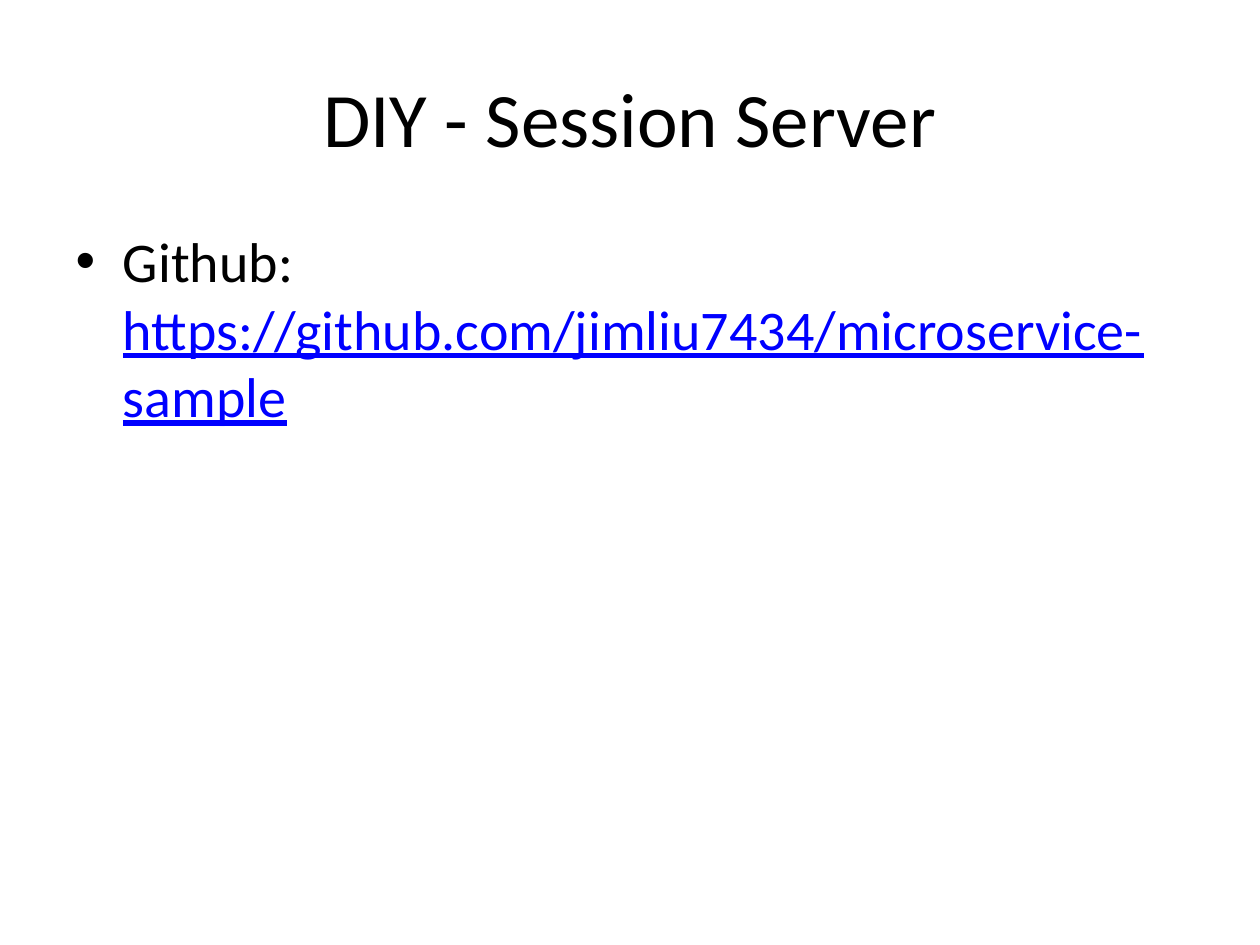
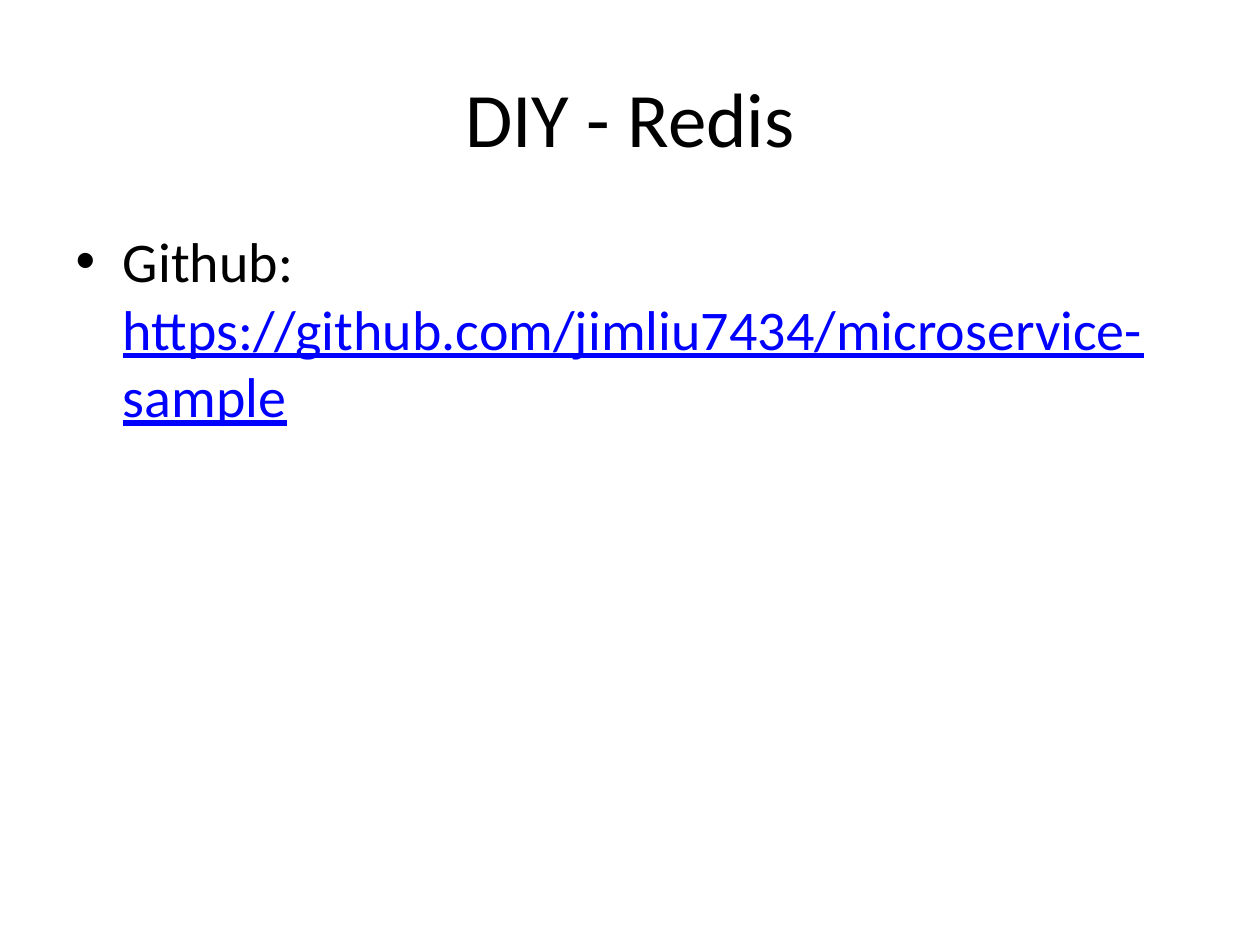
Before and after one commit to jimliu7434/microservice-sample, a slide deck: slide 17 of Microservice.pptx (slide 14 before the commit). Drawn at 1260x945 pixels with LibreOffice and Linux fonts; fonts in the diff are those of the drawing. Boxes give left, top, right and bottom in pixels: in the first picture for what was removed or moved away, otherwise in the second. Text is boxed around its words. In the diff, an @@ line names an element or a change of style, - is before the commit and + after.

```diff
--- a/Microservice.pptx
+++ b/Microservice.pptx
@@ title at (465, 93, 795, 148): text changed @@
-DIY - Session Server
+DIY - Redis
```
Also in this commit, not shown: 8 other slides changed, 3 slides added.
